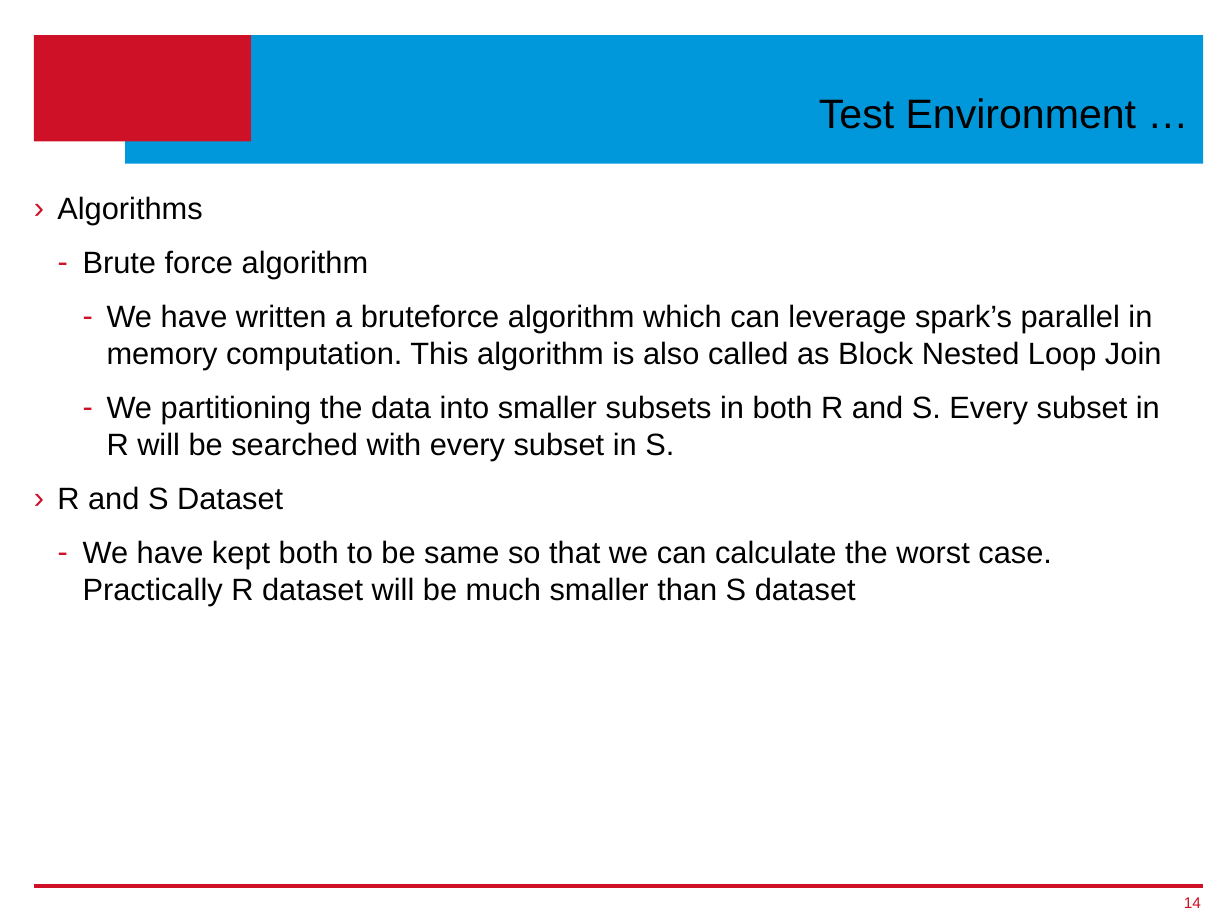
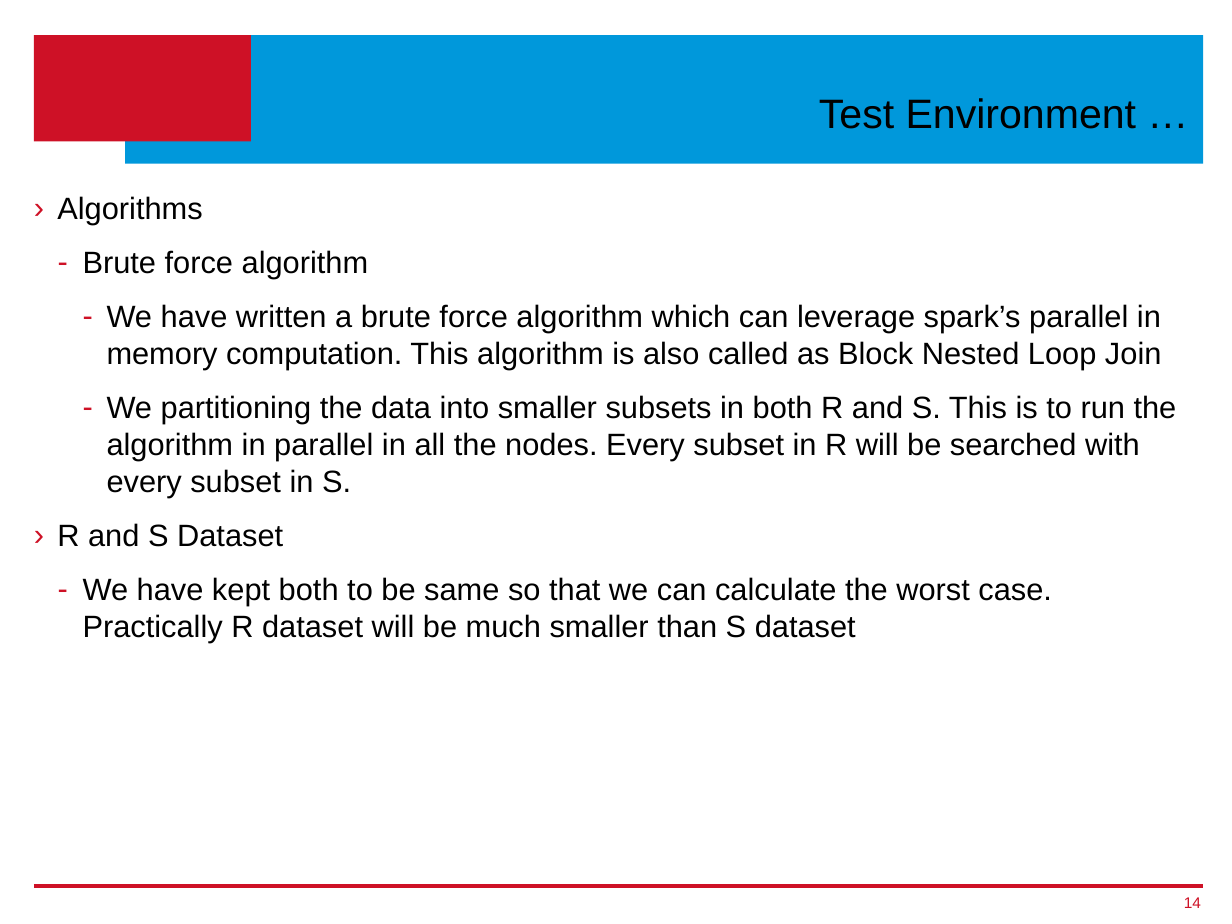
Before and after one commit to ageekymonk/syduni_ms_report, a slide deck: slide 14 of Thesis-Presentation_v1.pptx. Drawn at 1232x924 pixels with LibreOffice and Linux fonts; fonts in the diff are those of the drawing; background and template pictures are left out. Boxes give left, top, right and bottom in pixels: in the first picture for what was removed or moved away, otherwise in the second. Text is boxed around its words. In the diff, an @@ line names an element or a change of style, - is before the commit and + after.

```diff
--- a/Thesis-Presentation_v1.pptx
+++ b/Thesis-Presentation_v1.pptx
@@ text at bbox=[107, 304, 1177, 498]: text changed @@
-    – We have written a bruteforce algorithm which can leverage spark’s parallel in memory computation. This algorithm is also called as Block Nested Loop Join
-    – We partitioning the data into smaller subsets in both R and S. Every subset in R will be searched with every subset in S.
+    – We have written a brute force algorithm which can leverage spark’s parallel in memory computation. This algorithm is also called as Block Nested Loop Join
+    – We partitioning the data into smaller subsets in both R and S. This is to run the algorithm in parallel in all the nodes. Every subset in R will be searched with every subset in S.
```
Also in this commit, not shown: 8 other slides changed, 2 slides added.
